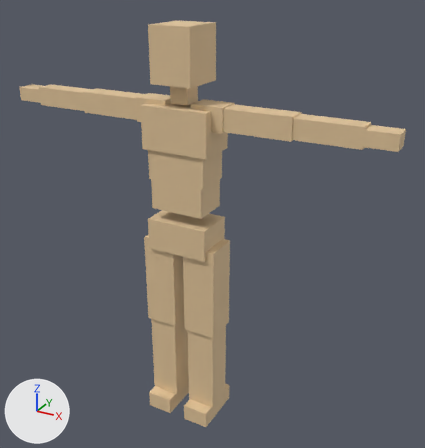
A saved change to the glTF model assets/models/puppet.gltf.
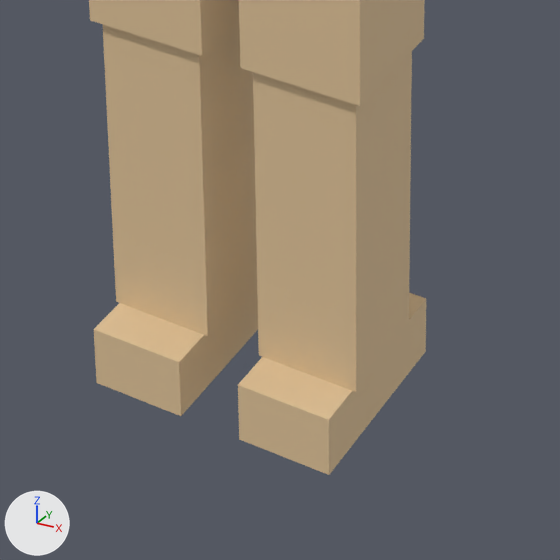
Each version is shown whole from a camera (50 mm lens) standing at (1.233, -2.007, 2.001) and looking at (0.087, 0.077, 0.959), then close up on the part from 30% to 62% of the width and 70% to 100% of the height. The axes (+X, +Y, +Z) are drawn at lower left. The lights are the same throughout. The first two pictures are the older version. Vertices at exactly the same position are counted once.

Names of what the first close-up shows: 'puppet_mesh'.
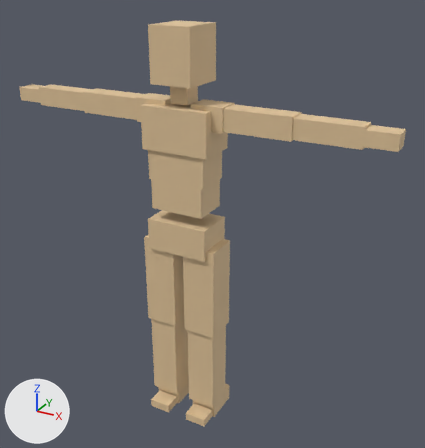
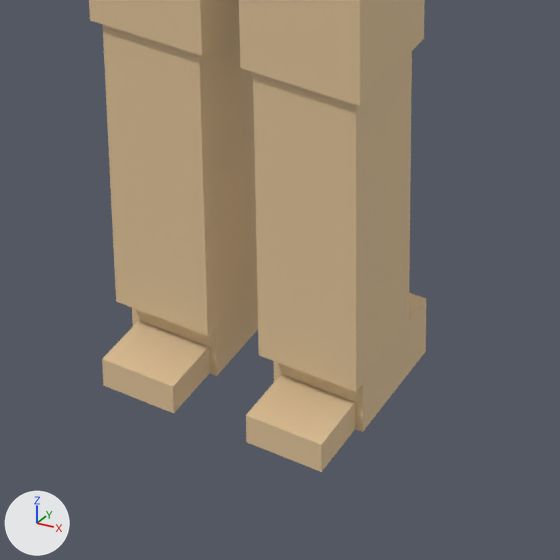
Boxes [x1, y1, x2, y2] around the edits, measured in the close-ups (560 x 560 px; the box of a moved part takes in the faces that stretch with it):
'puppet_mesh', reshaped: before [89, 0, 426, 475]; after [89, 0, 426, 472]
part 1 of me_puppet_mesh, added (beige): after [246, 374, 355, 472]
part 2 of me_puppet_mesh, added (beige): after [102, 320, 210, 413]
part 3 of me_puppet_mesh, moved or reshaped: before [94, 283, 426, 475]; after [132, 283, 426, 432]

The change, as a diff of the scene's bpy script:
```diff
--- a/assets/models/puppet.gltf.py
+++ b/assets/models/puppet.gltf.py
@@ me_puppet_mesh @@
 # used by ob_puppet_mesh; location = (0.0, 0.0, 0.0)
 # verts and faces of me_puppet_mesh; kept vertices keep their numbers, new ones are numbered from 160
 # before: 130 (0.16, -0.12, 0.08) at pixel (328, 419), 131 (0.16, -0.12, 0.0) at pixel (329, 475), 133 (0.04, -0.12, 0.0) at pixel (239, 439), 134 (0.04, -0.12, 0.08) at pixel (237, 384), 154 (-0.04, -0.12, 0.08) at pixel (179, 362)
 # before: 155 (-0.04, -0.12, 0.0) at pixel (181, 416), 157 (-0.16, -0.12, 0.0) at pixel (96, 382), 158 (-0.16, -0.12, 0.08) at pixel (93, 329)
-me_puppet_mesh.from_pydata(...)  # 160 vertices, 240 faces; spans x -0.86..0.86, y -0.12..0.12, z 0.0..1.8
+me_puppet_mesh.from_pydata(...)  # 176 vertices, 264 faces; spans x -0.86..0.86, y -0.12..0.12, z 0.0..1.8
+# me_puppet_mesh part 1: a new loose piece, a box spanning x 0.05..0.15, y -0.12..-0.04, z 0.0..0.04, in mat_puppet_wood (beige #e1c499)
+# me_puppet_mesh part 2: a new loose piece, a box spanning x -0.15..-0.05, y -0.12..-0.04, z 0.0..0.04, in mat_puppet_wood (beige #e1c499)
+# me_puppet_mesh part 3
+for i in [130, 131, 133, 134, 154, 155, 157, 158]: verts[i] += (0.0, 0.08, 0.0)
 me_puppet_mesh.materials.append(mat_puppet_wood)
```
